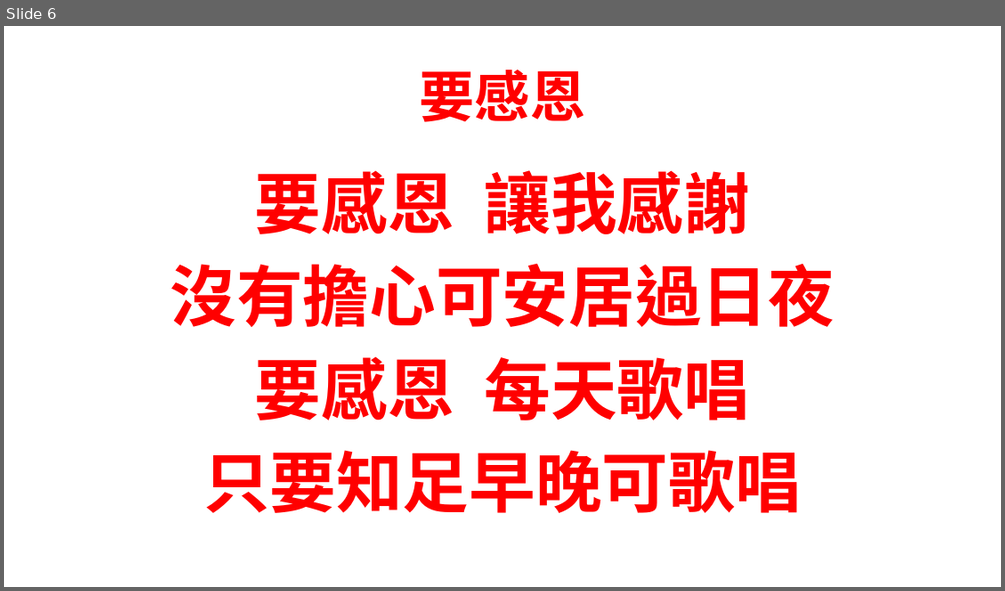
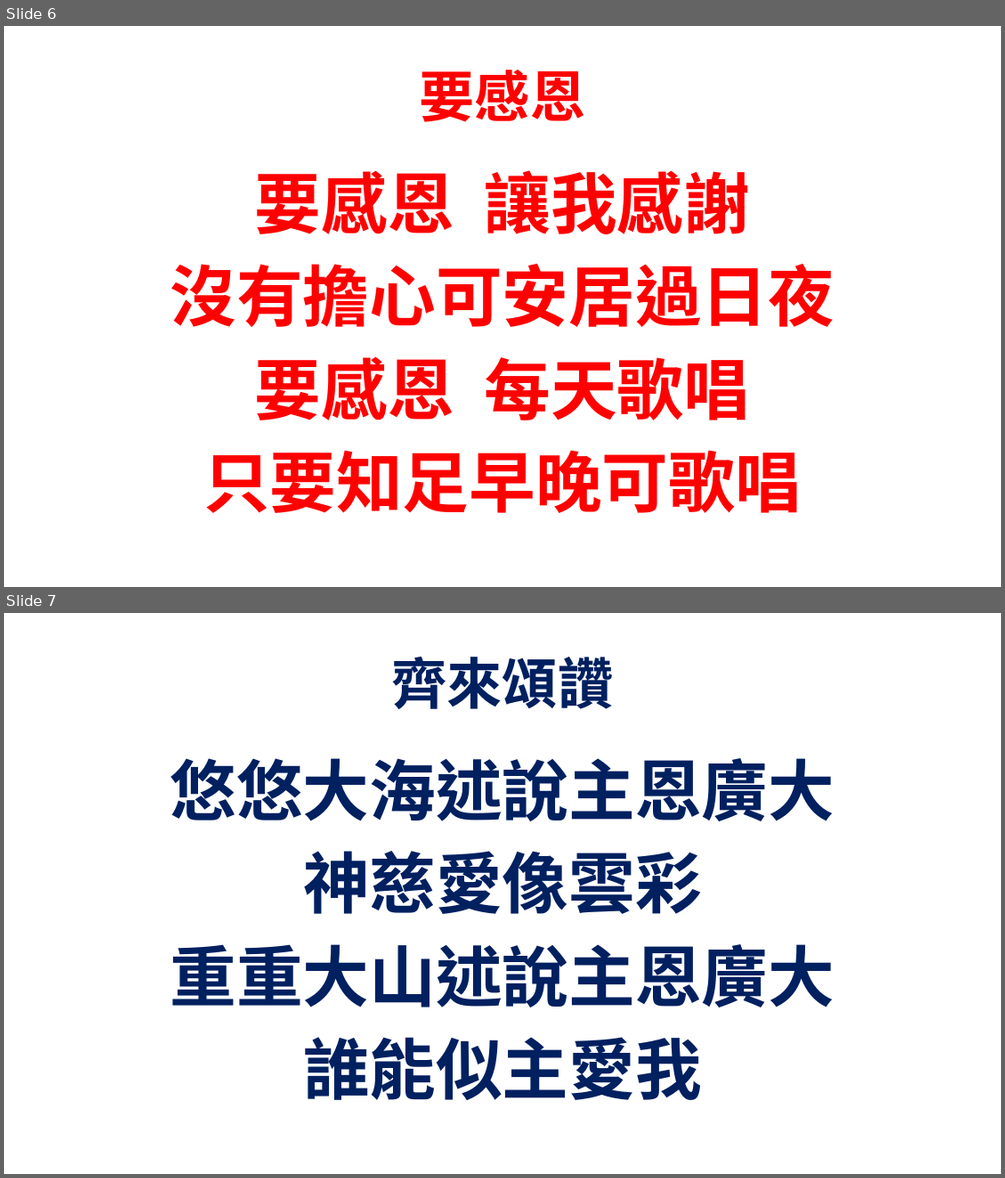
Before and after one commit to batisuoc/bible-school, a slide deck: 2019/11月.pptx. Shown one above the other, each under a label of ours: slide 6 before the commit, slides 6 and 7 after it. The pictures are 1005x591 and 1005x1178 pixels, drawn with LibreOffice and Linux fonts; fonts in the diff are those of the drawing; background and template pictures are left out. Boxes give left, top, right and bottom in pixels: in the first picture for what was removed or moved away, otherwise in the second. Text is boxed around its words. In the diff, an @@ line names an element or a change of style, - is before the commit and + after.

Commit message:
Update ppts

```diff
--- a/2019/11月.pptx
+++ b/2019/11月.pptx
@@ slide 7 added at (x1=4, y1=613, x2=1001, y2=1174), background picture (left out) @@
@@ title added at (x1=392, y1=657, x2=614, y2=709), 40 pt, text #002060, bold @@
+齊來頌讚
@@ text added at (x1=170, y1=758, x2=835, y2=1100), 48 pt, text #002060, bold @@
+悠悠大海述說主恩廣大
+神慈愛像雲彩
+重重大山述說主恩廣大
+誰能似主愛我
```
Also in this commit, not shown: 1 other slide added.
